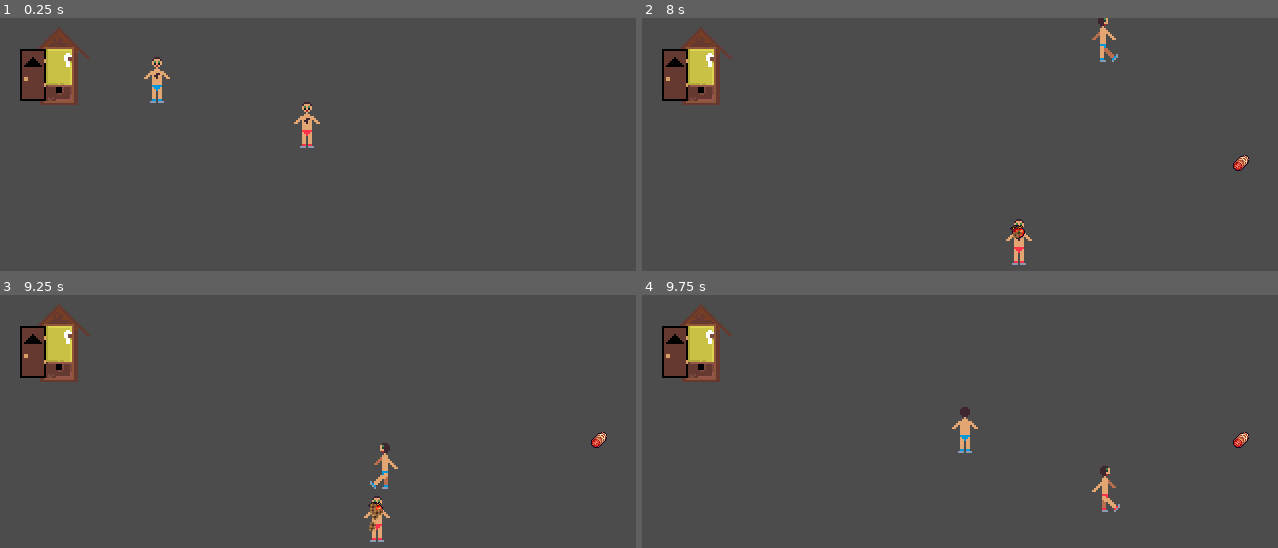
Above: before the commit, frames 1-4 (two rows, left to right).
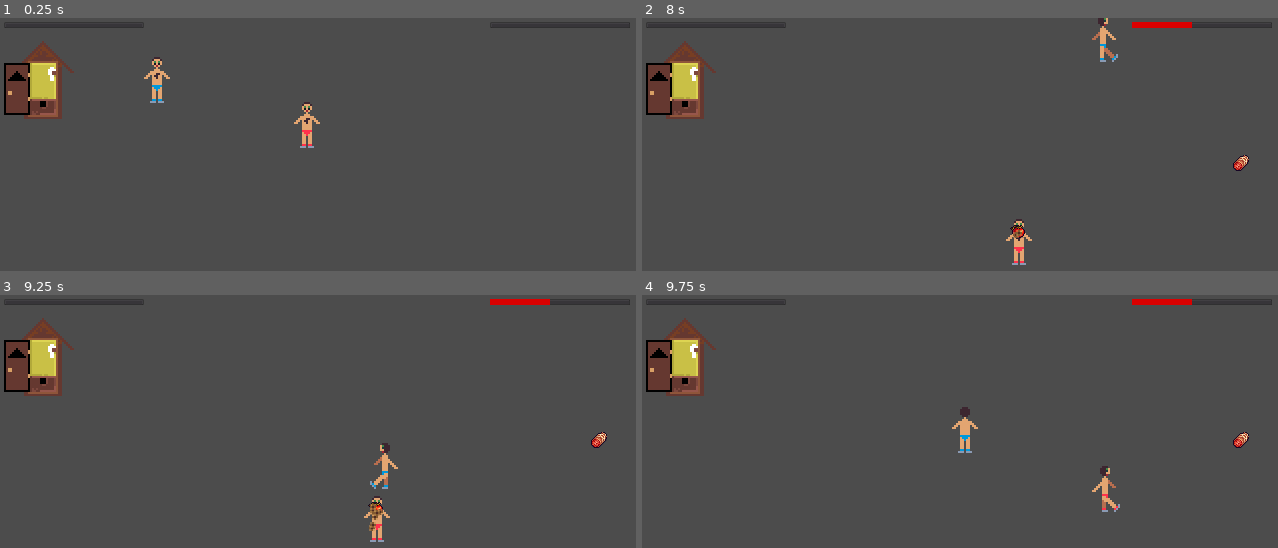
Above: after the commit, the same moments.

Repository: WhatevLD/ld41720
Game: Godot game, scene res://Root.tscn
The game is run twice, just before and just after one commit, with the same random seed, the same clock (stepped at 60 frames per second) and the same inputs.
Inputs:
- Up to frame 1 (0.25 s): no input
- Up to frame 2 (8 s): tap Enter at 0.5 s; hold Right (ui_right) 0.53-1.28 s; hold Down (ui_down) 1.28-2.03 s; hold Right (ui_right) 2.03-2.78 s; hold Up (ui_up) 2.78-3.53 s; hold Left (ui_left) 3.53-5.03 s; hold Down (ui_down) 5.03-5.78 s; hold Right (ui_right) 5.78-6.53 s; hold Up (ui_up) 6.53-7.28 s; hold Right (ui_right) from 7.28 s (still down)
- Up to frame 3 (9.25 s): release Right (ui_right) at 8.03 s; hold Down (ui_down) 8.03-8.78 s; hold Left (ui_left) from 8.78 s (still down)
- Up to frame 4 (9.75 s): release Left (ui_left) at 9.53 s; hold Up (ui_up) from 9.53 s (still down)

The runs differ from the first frame. In frame 1, 3.0% of the frame differs, in the area x 0-100%, y 1-40%; in frame 2, 3.2%; in frame 3, 3.2%; in frame 4, 3.2%.

Commit message:
Added progress bar

Diff:
--- a/Entities/ManScript.gd
+++ b/Entities/ManScript.gd
@@ -65,20 +65,27 @@
 	return animation
 
 
-func done_eating():
+func fatLevel():
+	return fatLevels[fatLevel] - fatLevels[fatLevel - 1]
+
+func done_eating(bar):
 	currentFood.queue_free()
 	currentFood = null
 	if calories > fatLevels[fatLevel]:
 		fatLevel += 1
+		bar.value = calories - fatLevels[fatLevel - 1]
+		if fatLevel != 6:
+			bar.max_value = fatLevel()
 	if fatLevel == 6:
 		queue_free()
 	else:
 		animations.animation = get_animation_direction(Vector2.DOWN)
 	idle_animation()
 
-func eat_food(food, position, z_index):
+func eat_food(food, position, z_index, bar):
 	if !currentFood:
 		calories += food.calories
+		bar.value = calories - fatLevels[fatLevel - 1]
 		animations.play(str(fatLevel) + "-eat")
 
 		# Reposition the food, make it so no one else can eat it
--- a/Entities/NPC/NPC.gd
+++ b/Entities/NPC/NPC.gd
@@ -20,7 +20,6 @@
 onready var animations = $Sprite
 var trackedFood
 var state = State.SEARCH
-var currentFood: Area2D
 
 enum State {
 	SEARCH
@@ -35,7 +34,7 @@
 	var materialShader = ShaderMaterial.new()
 	materialShader.shader = colorShader
 	animations.material = materialShader
-
+	get_parent().get_parent().get_node("NPCCalories").max_value = base.fatLevel()
 	var _err = self.get_node("Area2D").connect("area_entered", self, "_on_Area2D_area_entered")
 	_err = animations.connect("animation_finished", self, "_on_Sprite_animation_finished")
 
@@ -77,10 +76,10 @@
 func _on_Area2D_area_entered(area):
 	match area.get_groups():
 		["food"]:
-			base.eat_food(area, position, z_index)
+			base.eat_food(area, position, z_index, get_parent().get_parent().get_node("NPCCalories"))
 			state = State.EATING
 
 func _on_Sprite_animation_finished():
 	if state == State.EATING:
-		base.done_eating()
+		base.done_eating(get_parent().get_parent().get_node("NPCCalories"))
 		state = State.SEARCH
--- a/Entities/Player/Player.gd
+++ b/Entities/Player/Player.gd
@@ -19,6 +19,7 @@
 	var sprite = self.get_node("Sprite")
 	var _err = self.get_node("Area2D").connect("area_entered", self, "_on_Area2D_area_entered")
 	_err = sprite.connect("animation_finished", self, "_on_Sprite_animation_finished")
+	get_parent().get_parent().get_node("PlayerCalories").max_value = base.fatLevel()
 
 func _physics_process(delta):
 	match state:
@@ -45,7 +46,7 @@
 func _on_Area2D_area_entered(area):
 	match area.get_groups():
 		["food"]:
-			base.eat_food(area, position, z_index)
+			base.eat_food(area, position, z_index, get_parent().get_parent().get_node("PlayerCalories"))
 			state = State.EATING
 		["outhouse"]:
 			self.hide()
@@ -56,14 +57,17 @@
 
 func _on_Sprite_animation_finished():
 	if state == State.EATING:
-		base.done_eating()
+		base.done_eating(get_parent().get_parent().get_node("PlayerCalories"))
 		state = State.MOVING
 
 
 func _on_Outhouse_done_pooping():
 	self.show()
+	var progress = get_parent().get_parent().get_node("PlayerCalories")
 	base.calories = 0
 	base.fatLevel = 1
+	progress.value = 0
+	progress.max_value = base.fatLevel()
 	animations.animation = base.get_animation_direction(Vector2.DOWN)
 	base.idle_animation()
 	state = State.MOVING
--- a/Root.tscn
+++ b/Root.tscn
@@ -1,10 +1,16 @@
-[gd_scene load_steps=6 format=2]
+[gd_scene load_steps=8 format=2]
 
 [ext_resource path="res://Entities/Player/Player.tscn" type="PackedScene" id=1]
 [ext_resource path="res://Entities/Outhouse/Outhouse.tscn" type="PackedScene" id=2]
 [ext_resource path="res://Timer.gd" type="Script" id=3]
 [ext_resource path="res://Entities/Player/Player.gd" type="Script" id=4]
 [ext_resource path="res://Entities/NPC/NPC.gd" type="Script" id=5]
+
+[sub_resource type="StyleBoxFlat" id=1]
+bg_color = Color( 0.858824, 0, 0, 1 )
+
+[sub_resource type="StyleBoxFlat" id=2]
+bg_color = Color( 0, 0.466667, 0.992157, 1 )
 
 [node name="Root" type="Node2D"]
 
@@ -21,10 +27,32 @@
 script = ExtResource( 4 )
 
 [node name="Outhouse" parent="YSort" instance=ExtResource( 2 )]
-position = Vector2( 27.7901, 25.5307 )
+position = Vector2( 20.1083, 32.3088 )
 
 [node name="NPC" parent="YSort" instance=ExtResource( 1 )]
 position = Vector2( 153.862, 53.0949 )
 script = ExtResource( 5 )
+
+[node name="NPCCalories" type="ProgressBar" parent="."]
+margin_left = 245.274
+margin_top = 2.22194
+margin_right = 315.274
+margin_bottom = 5.22194
+custom_styles/fg = SubResource( 1 )
+percent_visible = false
+__meta__ = {
+"_edit_use_anchors_": false
+}
+
+[node name="PlayerCalories" type="ProgressBar" parent="."]
+margin_left = 2.39323
+margin_top = 1.996
+margin_right = 72.3932
+margin_bottom = 4.996
+custom_styles/fg = SubResource( 2 )
+percent_visible = false
+__meta__ = {
+"_edit_use_anchors_": false
+}
 [connection signal="timeout" from="Timer" to="Timer" method="_on_Timer_timeout"]
 [connection signal="done_pooping" from="YSort/Outhouse" to="YSort/Player" method="_on_Outhouse_done_pooping"]
